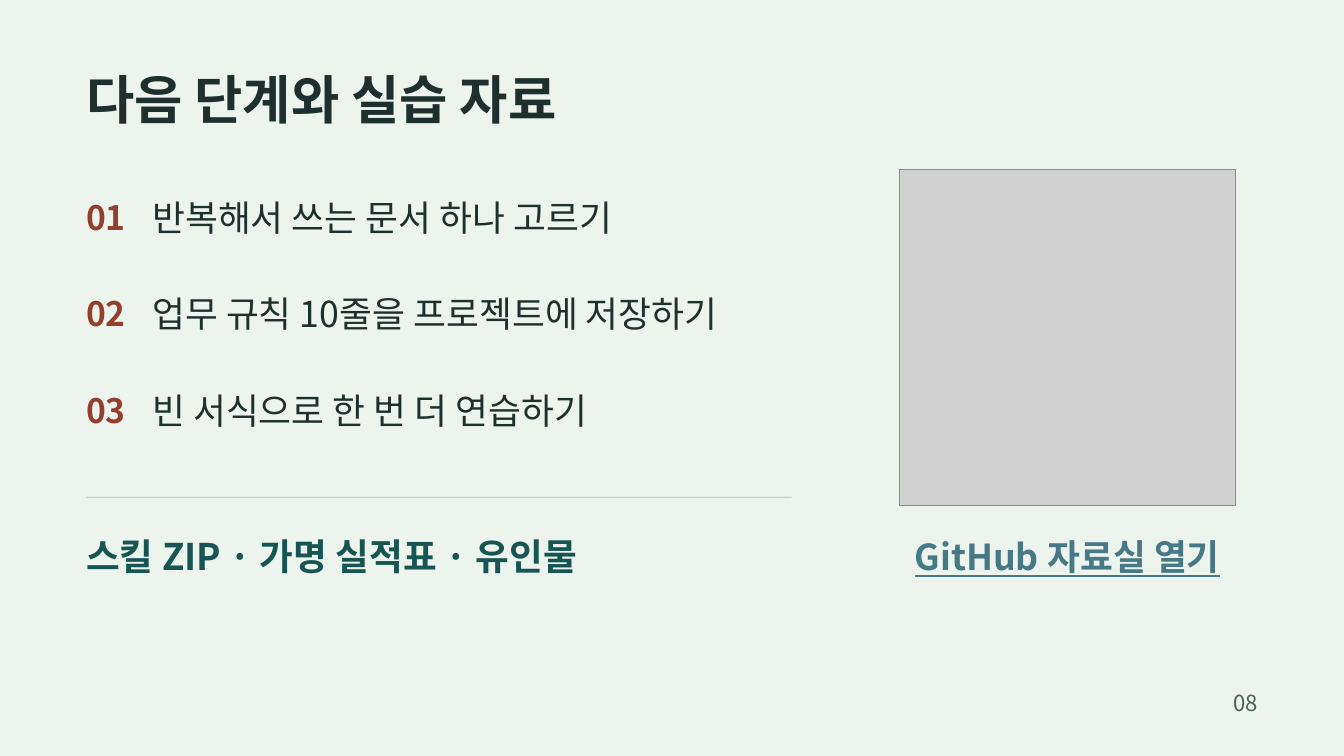
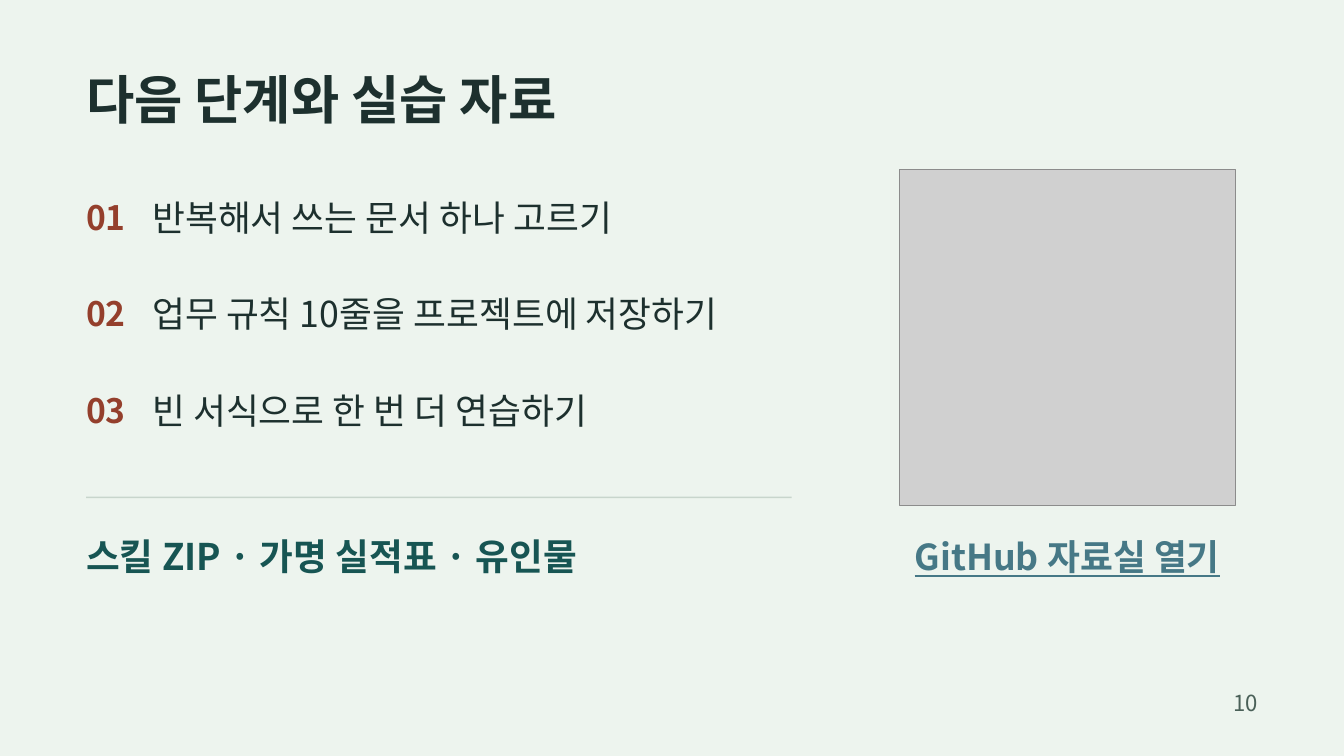
Before and after one commit to Hahyun-Lee/claude-workshop-dementia-center, a slide deck: slide 10 of slides/slides.pptx (slide 8 before the commit). Drawn at 1344x756 pixels with LibreOffice and Linux fonts; fonts in the diff are those of the drawing; grey boxes stand for pictures. Boxes give left, top, right and bottom in pixels: in the first picture for what was removed or moved away, otherwise in the second. Text is boxed around its words. In the diff, an @@ line names an element or a change of style, - is before the commit and + after.

```diff
--- a/slides/slides.pptx
+++ b/slides/slides.pptx
@@ text at (1233,694,1257,711): text changed @@
-08
+10
```
Also in this commit, not shown: 7 other slides changed, 2 slides added, 7 other files.
